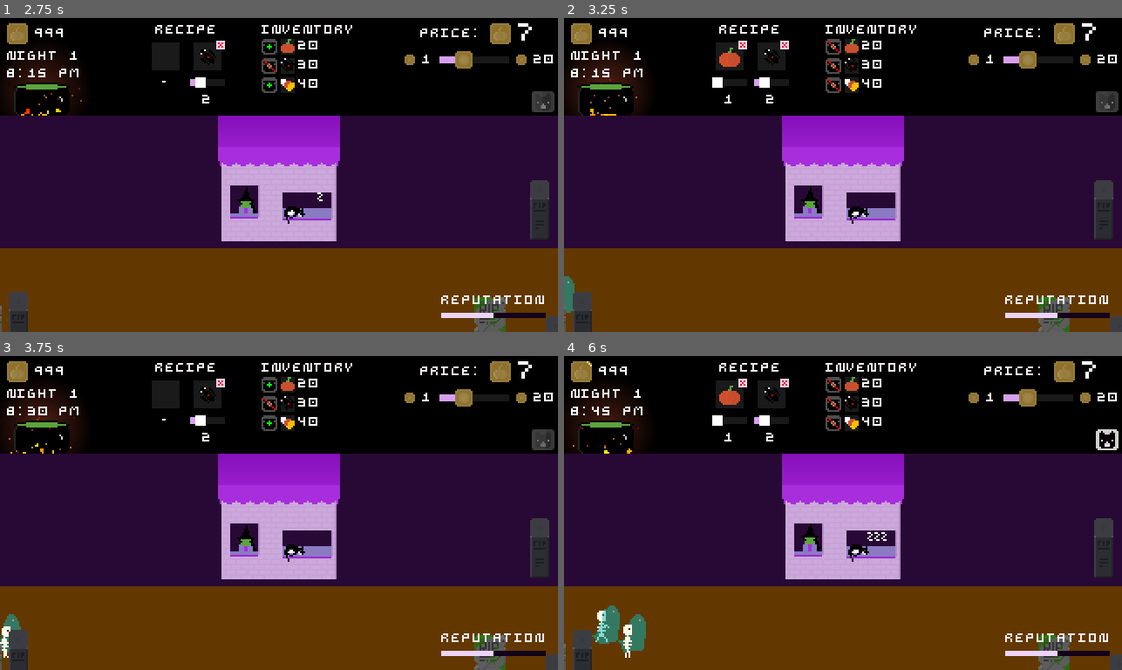
Above: before the commit, frames 1-4 (two rows, left to right).
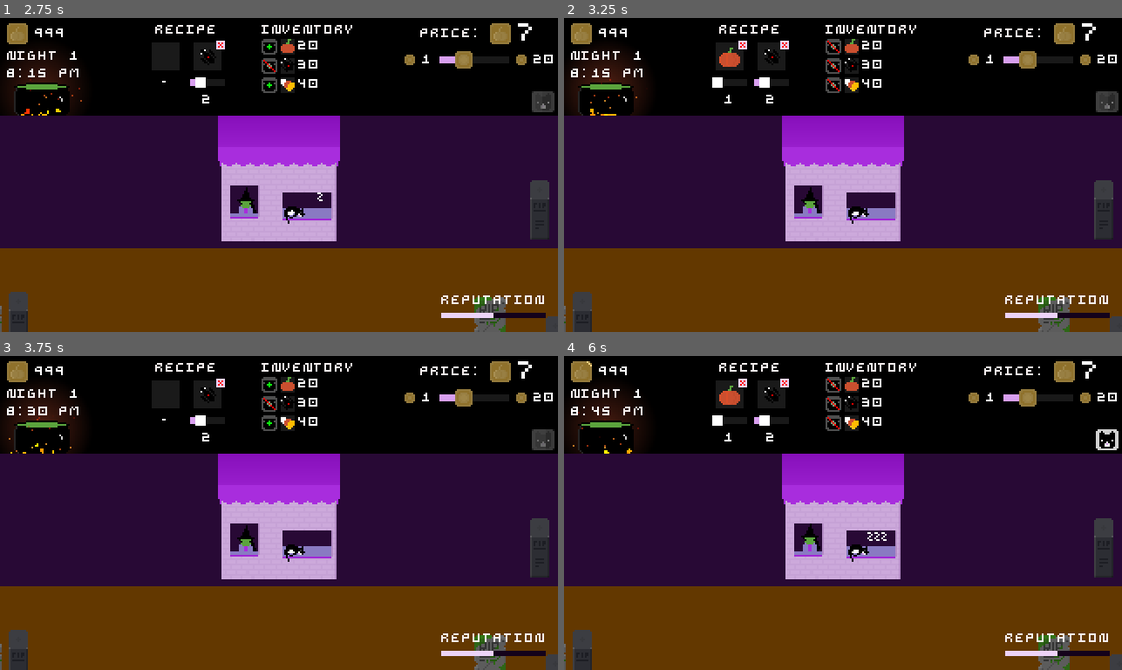
Above: after the commit, the same moments.

Repository: ehj37/Godot-Wild-Jam-92
Game: Godot game, scene res://night.tscn
Two runs of this game, one before a commit and one after it. Both use one fixed random seed, a clock stepped at 60 frames per second and the inputs below. Sound files missing from this copy of the repository are replaced by a short silence.
Inputs (mouse positions are in pixels of both pictures, inside the frame that each line leads up to):
- Up to frame 1 (2.75 s): click (178, 46) at 0.52 s; click (267, 46) at 1.27 s; click (178, 46) at 2.02 s
- Up to frame 2 (3.25 s): click (831, 46) at 2.77 s
- Up to frame 3 (3.75 s): click (178, 384) at 3.52 s
- Up to frame 4 (6 s): click (831, 384) at 4.27 s; move the mouse to (965, 497) at 5.02 s; click (965, 497) at 5.17 s; move the mouse to (731, 528) at 5.77 s; click (731, 528) at 5.92 s

Frame 1 is identical in both runs. In frame 2, 0.2% of the frame differs, in the area x 0-2%, y 82-94%; in frame 3, 0.2%; in frame 4, 0.9%, in the area x 5-15%, y 79-97%.

Commit message:
Add night config system

Diff:
--- a/night.tscn
+++ b/night.tscn
@@ -8,10 +8,8 @@
 [ext_resource type="PackedScene" uid="uid://br1b6vdg4pfvk" path="res://scenes/activity_log_widget/activity_log_widget.tscn" id="6_4c57u"]
 [ext_resource type="PackedScene" uid="uid://dndwr7spvj705" path="res://scenes/shop/shop.tscn" id="6_7mycd"]
 [ext_resource type="PackedScene" uid="uid://bt5tvcj2wdrbp" path="res://scenes/price_widget/price_widget.tscn" id="6_efxa6"]
-[ext_resource type="PackedScene" uid="uid://48c8aljyu7hn" path="res://scenes/customer_spawner/customer_spawner.tscn" id="7_5vw27"]
 [ext_resource type="PackedScene" uid="uid://c1cc3m0x0dym2" path="res://scenes/recipe_widget/recipe_widget.tscn" id="7_dg77c"]
 [ext_resource type="PackedScene" uid="uid://h760c5xaan4x" path="res://scenes/inventory_widget/inventory_widget.tscn" id="8_ycdy4"]
-[ext_resource type="Script" uid="uid://c1du00t7sl400" path="res://scripts/time_range.gd" id="9_kek77"]
 [ext_resource type="PackedScene" uid="uid://dutddbcal8d8t" path="res://scenes/tombstones/tombstone_a.tscn" id="14_ryn8s"]
 [ext_resource type="PackedScene" uid="uid://bqydyqinam8ed" path="res://scenes/cat_widget/cat_widget.tscn" id="14_vfwos"]
 [ext_resource type="PackedScene" uid="uid://bd8kq0rwxiwnn" path="res://scenes/tombstones/tombstone_b.tscn" id="15_ryn8s"]
@@ -24,25 +22,7 @@
 [sub_resource type="RectangleShape2D" id="RectangleShape2D_7mycd"]
 size = Vector2(48, 48)
 
-[sub_resource type="Resource" id="Resource_kek77"]
-script = ExtResource("9_kek77")
-starting_hour = 21
-ending_hour = 2
-metadata/_custom_type_script = "uid://c1du00t7sl400"
-
-[sub_resource type="Resource" id="Resource_vfwos"]
-script = ExtResource("9_kek77")
-starting_hour = 20
-ending_hour = 1
-metadata/_custom_type_script = "uid://c1du00t7sl400"
-
-[sub_resource type="Resource" id="Resource_t33dh"]
-script = ExtResource("9_kek77")
-starting_hour = 20
-ending_hour = 4
-metadata/_custom_type_script = "uid://c1du00t7sl400"
-
-[node name="Main" type="Node2D" unique_id=1460177824]
+[node name="Night" type="Node2D" unique_id=1460177824]
 y_sort_enabled = true
 script = ExtResource("1_272bh")
 
@@ -106,22 +86,6 @@
 [node name="CollisionShape2D" type="CollisionShape2D" parent="ConsiderArea" unique_id=1485401662]
 shape = SubResource("RectangleShape2D_7mycd")
 
-[node name="FrankSpawner" parent="." unique_id=258900163 instance=ExtResource("7_5vw27")]
-position = Vector2(-42, 159)
-spawn_roll_probability = 0.8
-spawn_roll_cadence = 0.5
-time_range = SubResource("Resource_kek77")
-
-[node name="SkellySpawner" parent="." unique_id=183502004 instance=ExtResource("7_5vw27")]
-position = Vector2(-23, 154)
-customer_type = 1
-time_range = SubResource("Resource_vfwos")
-
-[node name="PhantomSpawner" parent="." unique_id=494277386 instance=ExtResource("7_5vw27")]
-position = Vector2(-35, 156)
-customer_type = 2
-time_range = SubResource("Resource_t33dh")
-
 [node name="Marker2D" type="Marker2D" parent="." unique_id=679637319]
 position = Vector2(140, 132)
 
@@ -152,3 +116,6 @@
 offset_top = 159.0
 offset_right = 313.0
 offset_bottom = 172.0
+
+[node name="CustomerSpawnerMarker" type="Marker2D" parent="." unique_id=240302788]
+position = Vector2(-33, 155)
--- /dev/null
+++ b/resources/customer_spawn_period.gd
@@ -0,0 +1,8 @@
+class_name CustomerSpawnPeriod
+
+extends Resource
+
+@export var customer_type: Customer.CustomerType
+@export_range(0.0, 1.0) var spawn_roll_probability: float
+@export var spawn_roll_cadence: float
+@export var time_range: TimeRange
--- /dev/null
+++ b/resources/night_config.gd
@@ -0,0 +1,5 @@
+class_name NightConfig
+
+extends Resource
+
+@export var customer_spawn_periods: Array[CustomerSpawnPeriod]
--- /dev/null
+++ b/resources/night_configs/night_1.tres
@@ -0,0 +1,51 @@
+[gd_resource type="Resource" script_class="NightConfig" format=3 uid="uid://r6bjdqmeny7y"]
+
+[ext_resource type="Script" uid="uid://ganli7oc3dk6" path="res://resources/customer_spawn_period.gd" id="1_4jtts"]
+[ext_resource type="Script" uid="uid://bkugacg1hs53c" path="res://resources/night_config.gd" id="2_6v86f"]
+[ext_resource type="Script" uid="uid://c1du00t7sl400" path="res://scripts/time_range.gd" id="2_15pbj"]
+
+[sub_resource type="Resource" id="Resource_e50gu"]
+script = ExtResource("2_15pbj")
+starting_hour = 21
+ending_hour = 24
+metadata/_custom_type_script = "uid://c1du00t7sl400"
+
+[sub_resource type="Resource" id="Resource_4jtts"]
+script = ExtResource("1_4jtts")
+spawn_roll_probability = 0.5
+spawn_roll_cadence = 1.5
+time_range = SubResource("Resource_e50gu")
+metadata/_custom_type_script = "uid://ganli7oc3dk6"
+
+[sub_resource type="Resource" id="Resource_bw6pn"]
+script = ExtResource("2_15pbj")
+starting_hour = 24
+ending_hour = 2
+starting_minute = 30
+metadata/_custom_type_script = "uid://c1du00t7sl400"
+
+[sub_resource type="Resource" id="Resource_dj1go"]
+script = ExtResource("1_4jtts")
+spawn_roll_probability = 0.5
+spawn_roll_cadence = 1.0
+time_range = SubResource("Resource_bw6pn")
+metadata/_custom_type_script = "uid://ganli7oc3dk6"
+
+[sub_resource type="Resource" id="Resource_ippf4"]
+script = ExtResource("2_15pbj")
+starting_hour = 24
+ending_hour = 2
+metadata/_custom_type_script = "uid://c1du00t7sl400"
+
+[sub_resource type="Resource" id="Resource_gm8ho"]
+script = ExtResource("1_4jtts")
+customer_type = 1
+spawn_roll_probability = 0.25
+spawn_roll_cadence = 1.0
+time_range = SubResource("Resource_ippf4")
+metadata/_custom_type_script = "uid://ganli7oc3dk6"
+
+[resource]
+script = ExtResource("2_6v86f")
+customer_spawn_periods = Array[ExtResource("1_4jtts")]([SubResource("Resource_4jtts"), SubResource("Resource_dj1go"), SubResource("Resource_gm8ho")])
+metadata/_custom_type_script = "uid://bkugacg1hs53c"
--- /dev/null
+++ b/resources/night_configs/night_2.tres
@@ -0,0 +1,8 @@
+[gd_resource type="Resource" script_class="NightConfig" format=3 uid="uid://b050hdmpha3nb"]
+
+[ext_resource type="Script" uid="uid://ganli7oc3dk6" path="res://resources/customer_spawn_period.gd" id="1_4urgl"]
+[ext_resource type="Script" uid="uid://bkugacg1hs53c" path="res://resources/night_config.gd" id="2_3th6y"]
+
+[resource]
+script = ExtResource("2_3th6y")
+metadata/_custom_type_script = "uid://bkugacg1hs53c"
--- /dev/null
+++ b/resources/night_configs/night_3.tres
@@ -0,0 +1,8 @@
+[gd_resource type="Resource" script_class="NightConfig" format=3 uid="uid://dc0k3rlen8h4h"]
+
+[ext_resource type="Script" uid="uid://ganli7oc3dk6" path="res://resources/customer_spawn_period.gd" id="1_ppumn"]
+[ext_resource type="Script" uid="uid://bkugacg1hs53c" path="res://resources/night_config.gd" id="2_if6nj"]
+
+[resource]
+script = ExtResource("2_if6nj")
+metadata/_custom_type_script = "uid://bkugacg1hs53c"
--- /dev/null
+++ b/resources/night_configs/night_4.tres
@@ -0,0 +1,8 @@
+[gd_resource type="Resource" script_class="NightConfig" format=3 uid="uid://1glyuxalvyw5"]
+
+[ext_resource type="Script" uid="uid://ganli7oc3dk6" path="res://resources/customer_spawn_period.gd" id="1_qbagl"]
+[ext_resource type="Script" uid="uid://bkugacg1hs53c" path="res://resources/night_config.gd" id="2_pabyk"]
+
+[resource]
+script = ExtResource("2_pabyk")
+metadata/_custom_type_script = "uid://bkugacg1hs53c"
--- /dev/null
+++ b/resources/night_configs/night_5.tres
@@ -0,0 +1,8 @@
+[gd_resource type="Resource" script_class="NightConfig" format=3 uid="uid://dycva6h222m83"]
+
+[ext_resource type="Script" uid="uid://ganli7oc3dk6" path="res://resources/customer_spawn_period.gd" id="1_hs3ck"]
+[ext_resource type="Script" uid="uid://bkugacg1hs53c" path="res://resources/night_config.gd" id="2_k6or6"]
+
+[resource]
+script = ExtResource("2_k6or6")
+metadata/_custom_type_script = "uid://bkugacg1hs53c"
--- /dev/null
+++ b/resources/night_configs/night_6.tres
@@ -0,0 +1,8 @@
+[gd_resource type="Resource" script_class="NightConfig" format=3 uid="uid://q4ksonte81fs"]
+
+[ext_resource type="Script" uid="uid://ganli7oc3dk6" path="res://resources/customer_spawn_period.gd" id="1_aansa"]
+[ext_resource type="Script" uid="uid://bkugacg1hs53c" path="res://resources/night_config.gd" id="2_npe5v"]
+
+[resource]
+script = ExtResource("2_npe5v")
+metadata/_custom_type_script = "uid://bkugacg1hs53c"
--- /dev/null
+++ b/resources/night_configs/night_7.tres
@@ -0,0 +1,8 @@
+[gd_resource type="Resource" script_class="NightConfig" format=3 uid="uid://65f5vmciyyy"]
+
+[ext_resource type="Script" uid="uid://ganli7oc3dk6" path="res://resources/customer_spawn_period.gd" id="1_b574u"]
+[ext_resource type="Script" uid="uid://bkugacg1hs53c" path="res://resources/night_config.gd" id="2_xdj12"]
+
+[resource]
+script = ExtResource("2_xdj12")
+metadata/_custom_type_script = "uid://bkugacg1hs53c"
--- a/scenes/customer_spawner/customer_spawner.gd
+++ b/scenes/customer_spawner/customer_spawner.gd
@@ -1,44 +1,33 @@
 @tool
+
+class_name CustomerSpawner
 
 extends Node2D
 
 const MAX_Y_OFFSET: float = 20.0
 
-# Spawn a customer with some probability every so often.
-@export var customer_type: Customer.CustomerType
-@export var spawn_roll_probability: float = 0.5
-@export var spawn_roll_cadence: float = 1.0
-@export var time_range: TimeRange:
-	set(new_time_range):
-		time_range = new_time_range
-		update_configuration_warnings()
 @export var disabled: bool = false
+
+var customer_spawn_period: CustomerSpawnPeriod
 
 @onready var _customer_packed_scene: PackedScene = preload("res://scenes/customer/customer.tscn")
 @onready var _spawn_roll_timer: Timer = $SpawnRollTimer
 
 
-func _get_configuration_warnings() -> PackedStringArray:
-	if time_range == null:
-		return ["Time range cannot be null for customer spawner, will result in error."]
-
-	return []
-
-
 func _ready() -> void:
-	assert(time_range != null, "Must define time range for CustomerSpawner")
+	assert(customer_spawn_period != null, "Must define customer_spawn_period for CustomerSpawner")
 
 	if disabled:
 		return
 
-	_spawn_roll_timer.wait_time = spawn_roll_cadence
+	_spawn_roll_timer.wait_time = customer_spawn_period.spawn_roll_cadence
 	TimeManager.time_changed.connect(_on_time_changed)
 	# Call manually once for start of game
 	_on_time_changed(TimeManager.get_hour(), TimeManager.get_minute())
 
 
 func _on_time_changed(new_hour: int, new_minute: int) -> void:
-	if time_range.contains(new_hour, new_minute):
+	if customer_spawn_period.time_range.contains(new_hour, new_minute):
 		if _spawn_roll_timer.is_stopped():
 			_spawn_roll_timer.start()
 	else:
@@ -46,9 +35,9 @@
 
 
 func _on_spawn_roll_timer_timeout() -> void:
-	if randf() <= spawn_roll_probability:
+	if randf() <= customer_spawn_period.spawn_roll_probability:
 		var customer: Customer = _customer_packed_scene.instantiate()
-		customer.customer_type = customer_type
+		customer.customer_type = customer_spawn_period.customer_type
 
 		var y_offset: float = randf_range(-MAX_Y_OFFSET, MAX_Y_OFFSET)
 		customer.global_position = global_position + Vector2(0, y_offset)
--- a/scenes/main_menu/main_menu.gd
+++ b/scenes/main_menu/main_menu.gd
@@ -22,6 +22,17 @@
 
 	await MusicManager.fade_complete
 
+	var night: Night = _night_packed_scene.instantiate()
+	# Dunno how I feel about the TimeManager owning the night number. Whatever.
+	var night_config: NightConfig = NightManager.get_night_config(1)
+	night.night_config = night_config
+	var tree: SceneTree = get_tree()
+	var current_scene: Node = tree.current_scene
+	current_scene.queue_free()
+	tree.root.add_child(night)
+	tree.set_current_scene(night)
+	NightManager.current_night = night
+
 	get_tree().change_scene_to_packed(_night_packed_scene)
 	ScreenFadeManager.fade_in()
 
--- a/scenes/night_transition_screen/night_transition_screen.tscn
+++ b/scenes/night_transition_screen/night_transition_screen.tscn
@@ -28,7 +28,6 @@
 script = ExtResource("1_0qclp")
 
 [node name="PreviousNightSummary" type="CenterContainer" parent="." unique_id=1078905281]
-visible = false
 custom_minimum_size = Vector2(320, 180)
 layout_mode = 0
 offset_right = 40.0
@@ -43,6 +42,7 @@
 [node name="LabelContainer" type="HBoxContainer" parent="PreviousNightSummary/VBoxContainer/NightDescriptorContainer" unique_id=894667624]
 layout_mode = 2
 theme_override_constants/separation = 0
+alignment = 1
 
 [node name="NightLabel" type="Label" parent="PreviousNightSummary/VBoxContainer/NightDescriptorContainer/LabelContainer" unique_id=838660820]
 layout_mode = 2
@@ -379,6 +379,7 @@
 text = "START NIGHT"
 
 [node name="EndOfGameContainer" type="CenterContainer" parent="." unique_id=525341748]
+visible = false
 custom_minimum_size = Vector2(320, 180)
 layout_mode = 0
 offset_right = 40.0
--- a/scripts/night.gd
+++ b/scripts/night.gd
@@ -2,6 +2,23 @@
 
 extends Node2D
 
+var night_config: NightConfig
+
+@onready var _customer_spawner_packed_scene: PackedScene = preload(
+	"res://scenes/customer_spawner/customer_spawner.tscn"
+)
+@onready var _customer_spawner_marker: Marker2D = $CustomerSpawnerMarker
+
 
 func _ready() -> void:
+	# Just here so things don't explode when night.tscn is run directly
 	NightManager.current_night = self
+	if night_config == null:
+		push_warning("night_config not defined, defaulting to night 1 config")
+		night_config = NightManager.get_night_config(1)
+
+	for customer_spawn_period: CustomerSpawnPeriod in night_config.customer_spawn_periods:
+		var customer_spawner: CustomerSpawner = _customer_spawner_packed_scene.instantiate()
+		customer_spawner.customer_spawn_period = customer_spawn_period
+		customer_spawner.global_position = _customer_spawner_marker.global_position
+		add_child(customer_spawner)
--- a/scripts/night_manager.gd
+++ b/scripts/night_manager.gd
@@ -9,10 +9,30 @@
 
 var current_night: Night
 
-@onready var night_packed_scene: PackedScene = preload("res://night.tscn")
-@onready var night_transition_screen_packed_scene: PackedScene = preload(
+@onready var _night_packed_scene: PackedScene = preload("res://night.tscn")
+@onready var _night_transition_screen_packed_scene: PackedScene = preload(
 	"res://scenes/night_transition_screen/night_transition_screen.tscn"
 )
+@onready var _night_1_config: NightConfig = preload("res://resources/night_configs/night_1.tres")
+@onready var _night_2_config: NightConfig = preload("res://resources/night_configs/night_2.tres")
+@onready var _night_3_config: NightConfig = preload("res://resources/night_configs/night_3.tres")
+@onready var _night_4_config: NightConfig = preload("res://resources/night_configs/night_4.tres")
+@onready var _night_5_config: NightConfig = preload("res://resources/night_configs/night_5.tres")
+@onready var _night_6_config: NightConfig = preload("res://resources/night_configs/night_6.tres")
+@onready var _night_7_config: NightConfig = preload("res://resources/night_configs/night_7.tres")
+@onready var _night_num_to_config: Dictionary = {
+	1: _night_1_config,
+	2: _night_2_config,
+	3: _night_3_config,
+	4: _night_4_config,
+	5: _night_5_config,
+	6: _night_6_config,
+	7: _night_7_config,
+}
+
+
+func get_night_config(night_number: int) -> NightConfig:
+	return _night_num_to_config.get(night_number)
 
 
 func start_next_night() -> void:
@@ -27,7 +47,10 @@
 	ScreenFadeManager.fade_out()
 	await ScreenFadeManager.fade_complete
 
-	var night: Night = night_packed_scene.instantiate()
+	var night: Night = _night_packed_scene.instantiate()
+	# Dunno how I feel about the TimeManager owning the night number. Whatever.
+	var night_config: NightConfig = get_night_config(TimeManager.get_night_number())
+	night.night_config = night_config
 	var tree: SceneTree = get_tree()
 	var current_scene: Node = tree.current_scene
 	current_scene.queue_free()
@@ -53,8 +76,6 @@
 
 	# TODO: Communicate that the night is over to the player somehow pre-fade
 
-	# TODO: Fade out the night music, maybe wait for it to fully stop before
-	# fading in the shop music.
 	MusicManager.fade_music_out(MusicManager.Song.NIGHT)
 	MusicManager.fade_music_in(MusicManager.Song.SHOP)
 
@@ -62,7 +83,7 @@
 	await ScreenFadeManager.fade_complete
 
 	var night_transition_screen: NightTransitionScreen = (
-		night_transition_screen_packed_scene.instantiate()
+		_night_transition_screen_packed_scene.instantiate()
 	)
 	var tree: SceneTree = get_tree()
 	var current_scene: Node = tree.current_scene
@@ -73,7 +94,4 @@
 	await get_tree().create_timer(TIME_BETWEEN_SCREENS).timeout
 
 	ScreenFadeManager.fade_in()
-	# Technically could you attempt a fade out while we're fading in?
-	# I.e. slamming the "Next night" button ASAP
-	# May want to handle that in the fade manager, should be easy.
 	get_tree().paused = false
Not shown, added: resources/customer_spawn_period.gd.uid
Not shown, added: resources/night_config.gd.uid
